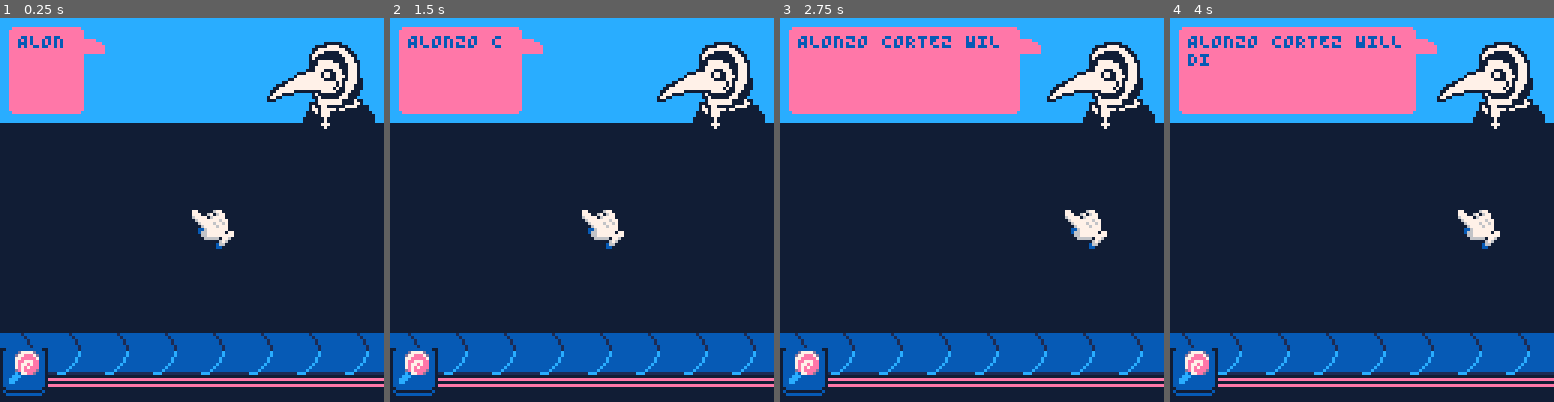
Above: before the commit, frames 1-4 (left to right).
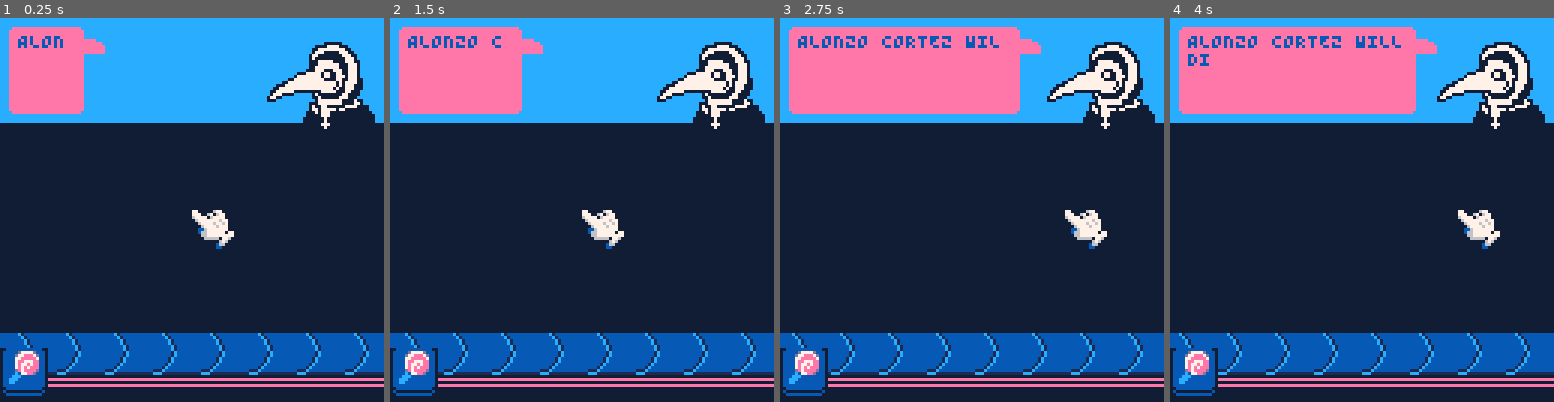
Above: after the commit, the same moments.

Repository: Yolwoocle/minijam_112
Game: PICO-8 cartridge minijam112.p8
Two runs of this game, one before a commit and one after it. Both use one fixed random seed, a clock stepped at 60 frames per second and the inputs below.
Inputs:
- Up to frame 1 (0.25 s): no input
- Up to frame 2 (1.5 s): tap X (X key) at 0.33, 1.07 s
- Up to frame 3 (2.75 s): hold Right 1.6-2.1 s; tap X (X key) at 1.85 s; hold Right from 2.47 s (still down)
- Up to frame 4 (4 s): tap X (X key) at 2.97 s; release Right at 3.03 s; hold Left 3.08-3.58 s

The runs differ from the first frame. In frame 1, 0.7% of the frame differs, in the area x 4-96%, y 82-93%; in frame 2, 0.7%; in frame 3, 0.7%; in frame 4, 0.7%.

Commit message:
More problels

Diff:
--- a/minijam112.p8
+++ b/minijam112.p8
@@ -155,17 +155,26 @@
 	more_sugar="MORE SUGAR!",
 	more_confidence="MORE CONFIDENCE",
 	more_strength="STRONGER!",
-	dog_legs="GROW DOG TOES"
+	dog_legs="GROW DOG LEGS",
+	hug_charm="WANTS TO HUG EVERYONE",
+	long_tongue="GROW A REALLY LONG TONGUE"
 }
 
 problems={
 	bear_attack=new_problem(
-		"A BEAR ATTACK",
-		{"more_strength", "more_confidence"},
-		{"dog_legs"},
+		"WILL DIE OF A BEAR ATTACK",
+		{"more_strength","more_confidence"},
+		{"dog_legs","hug_charm"},
 		"wow the dude completely fucks up the bear but destroys his house",
 		"oh no poor dude :("
-	)
+	),
+	no_friends=new_problem(
+		"HAS NO FRIENDS",
+		{"more_confidence","hug_charm"},
+		{"long_tongue","dog_legs"},
+		"dude is now friends with everyone but [?]",
+		"oh no poor dude :("
+	),
 }
 
 ingredients={
Not shown, changed: 31 lines of the sprite sheet (__gfx__) section of minijam112.p8
